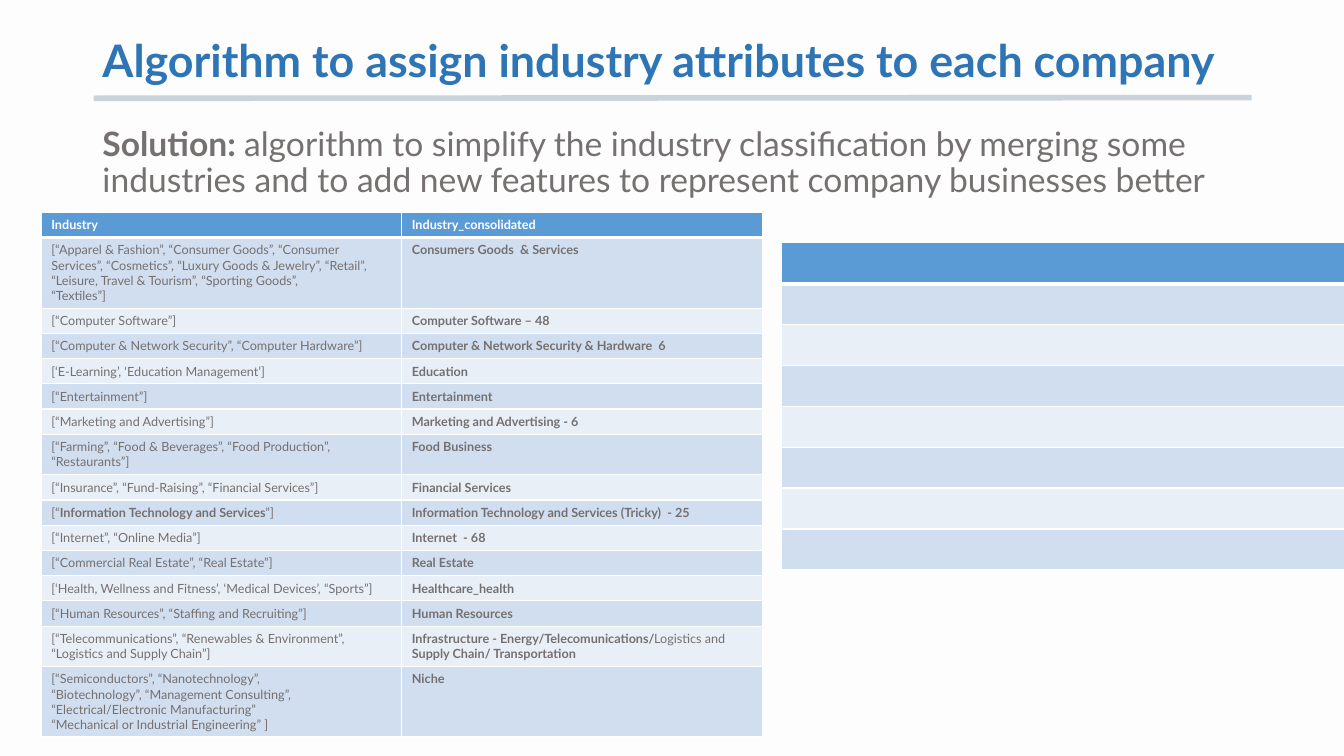
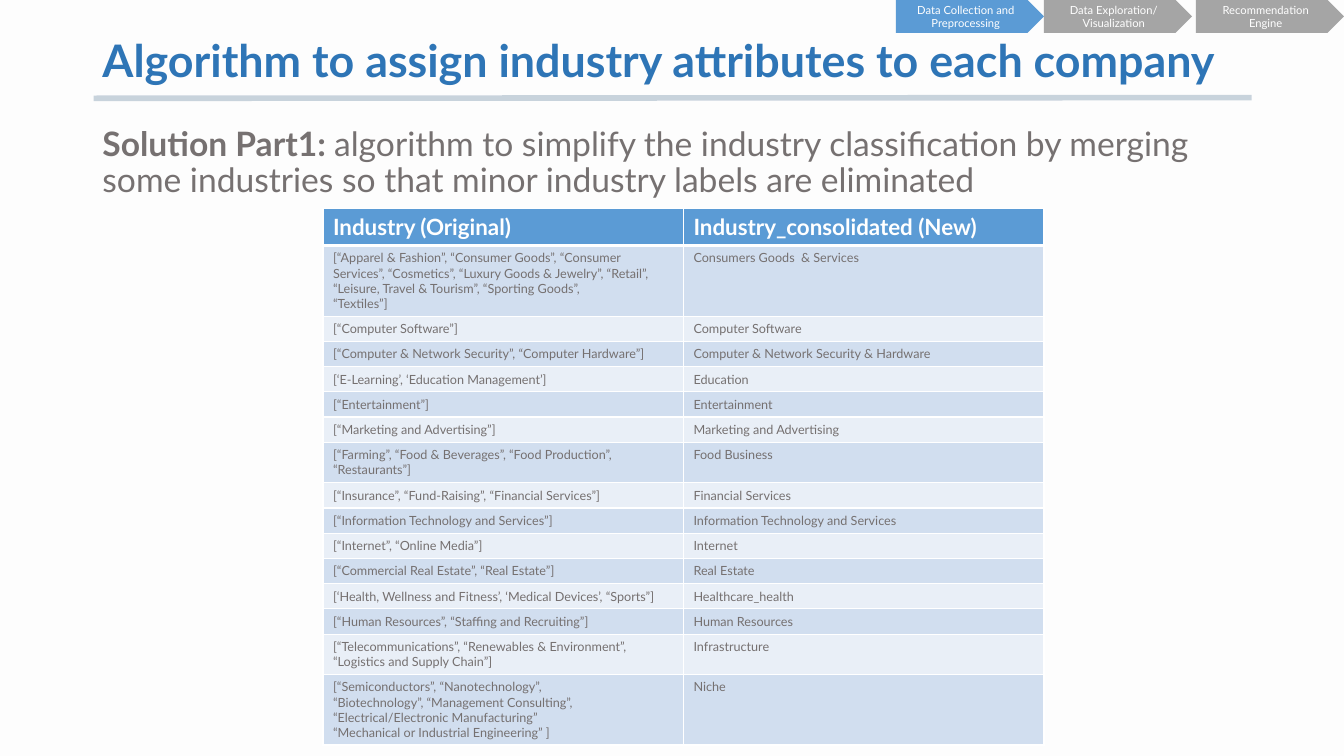
Before and after one commit to K-AlfredIwasaki/job_hunting_made_easy, a slide deck: slide 13 of startup_db_recommendation.pptx. Drawn at 1344x756 pixels with LibreOffice and Linux fonts; fonts in the diff are those of the drawing. Boxes give left, top, right and bottom in pixels: in the first picture for what was removed or moved away, otherwise in the second. Text is boxed around its words. In the diff, an @@ line names an element or a change of style, - is before the commit and + after.

```diff
--- a/startup_db_recommendation.pptx
+++ b/startup_db_recommendation.pptx
@@ pentagon arrow added at bbox=[896, 0, 1045, 33], fill #5B9BD5, 8 pt, text #FFFFFF @@
+Data Collection and Preprocessing
@@ pentagon arrow added at bbox=[1045, 0, 1193, 33], fill #A5A5A5, 8 pt, text #FFFFFF @@
+Data Exploration/ Visualization
@@ pentagon arrow added at bbox=[1196, 0, 1344, 33], fill #A5A5A5, 8 pt, text #FFFFFF @@
+Recommendation Engine
@@ text at bbox=[102, 131, 1188, 198]: text changed @@
-Solution: algorithm to simplify the industry classification by merging some industries and to add new features to represent company businesses better
+Solution Part1: algorithm to simplify the industry classification by merging some industries so that minor industry labels are eliminated
@@ table at bbox=[323, 209, 1045, 745] @@
-row 1, column 1: Industry
+row 1, column 1: Industry (Original)
-row 1, column 2: Industry_consolidated
+row 1, column 2: Industry_consolidated (New)
-row 3, column 2: Computer Software – 48
+row 3, column 2: Computer Software
-row 4, column 2: Computer & Network Security & Hardware 6
+row 4, column 2: Computer & Network Security & Hardware
-row 7, column 2: Marketing and Advertising - 6
+row 7, column 2: Marketing and Advertising
-row 10, column 2: Information Technology and Services (Tricky) - 25
+row 10, column 2: Information Technology and Services
-row 11, column 2: Internet - 68
+row 11, column 2: Internet
-row 15, column 2: Infrastructure - Energy/Telecomunications/Logistics and Supply Chain/ Transportation
+row 15, column 2: Infrastructure
@@ bold off in "Consumers Goods & Services", "Education", "Entertainment", "Food Business" and 6 more places @@
@@ table: place and size @@
-table at bbox=[41, 213, 763, 737]
+table at bbox=[323, 209, 1045, 745]
@@ table removed at bbox=[781, 243, 1344, 570], 8 rows, 1 columns @@
-
-
-
-
-
-
-
-
```
Also in this commit, not shown: 10 other slides changed, 4 slides added, 7 slides removed.
